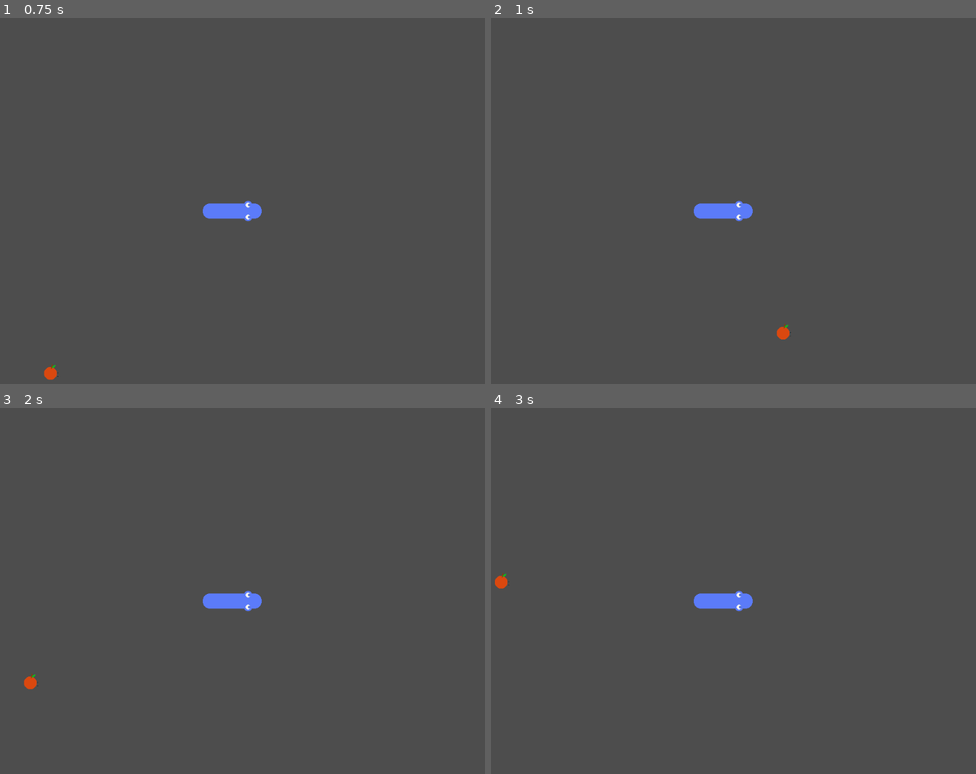
Above: before the commit, frames 1-4 (two rows, left to right).
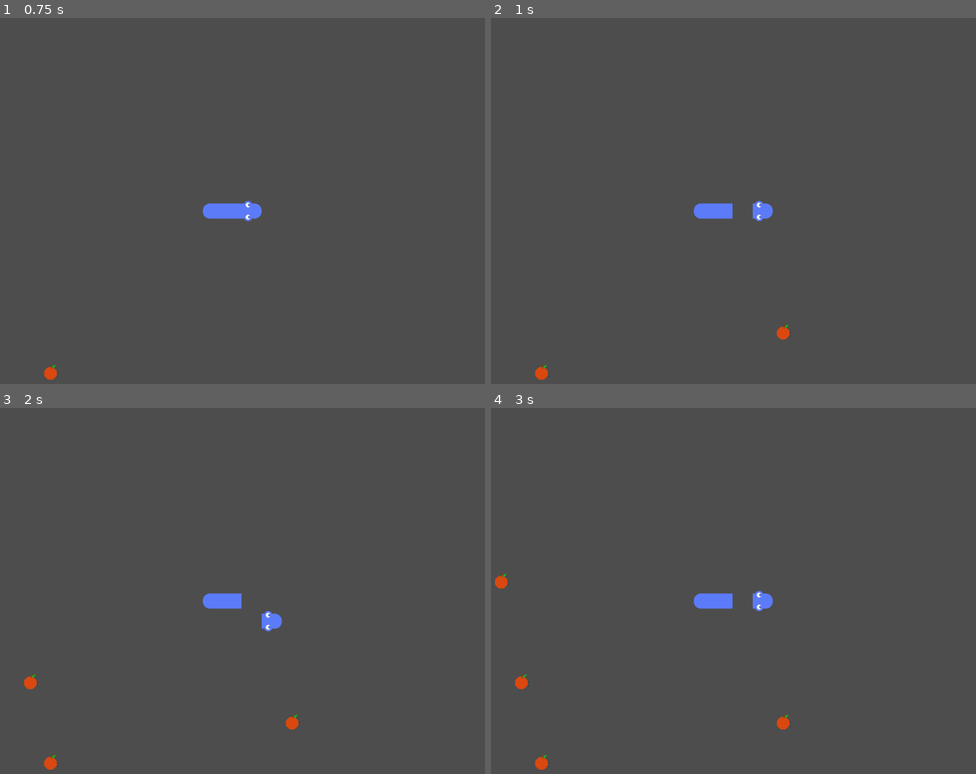
Above: after the commit, the same moments.

Repository: Lmedeiros-leiman/GodotSnakeGame
Game: Godot game, scene res://main.tscn
The game is run twice, just before and just after one commit, with the same random seed, the same clock (stepped at 60 frames per second) and the same inputs.
Inputs:
- Up to frame 1 (0.75 s): tap Enter at 0.5 s; hold D (right, bound only after the commit) from 0.53 s (still down)
- Up to frame 2 (1 s): keep holding D (right, bound only after the commit)
- Up to frame 3 (2 s): tap Space at 1.25 s; release D (right, bound only after the commit) at 1.28 s; hold S (down, bound only after the commit) from 1.28 s (still down)
- Up to frame 4 (3 s): release S (down, bound only after the commit) at 2.03 s; hold D (right, bound only after the commit) 2.03-2.78 s; tap Enter at 2.75 s; hold W (up, bound only after the commit) from 2.78 s (still down)

Frame 1 is identical in both runs. In frame 2, 0.4% of the frame differs, in the area x 9-59%, y 49-99%; in frame 3, 0.5%; in frame 4, 0.6%, in the area x 4-62%, y 49-99%.

Commit message:
reformulando arquivos

Diff:
--- a/Node2D.gd
+++ b/Node2D.gd
@@ -40,6 +40,10 @@
 var grid_size : Vector2i = Vector2i(W_maxima,H_maxima)
 var grid: Array
 
+var player_body_positions
+var player_size = 3
+var player_head_position = Vector2()
+var player_last_movement = Vector2()
 
 func restart_game() -> void:
 	grid = []
@@ -51,11 +55,22 @@
 
 	#
 	# creates player on the center.
+	# math here is convoluted and loud.
+	# it works. but my senses want to "optimize" this.
+	#
+	player_size = 3
+	player_head_position = Vector2((grid.size()/2) ,(grid[grid.size()/2].size()/2))
+	player_body_positions = []
+
+	# 0 will always be head.
+	player_body_positions.append(player_head_position)
+	player_body_positions.append(Vector2((grid.size()/2 -1) ,(grid[grid.size()/2].size()/2)))
+	player_body_positions.append(Vector2((grid.size()/2 -2) ,(grid[grid.size()/2].size()/2)))
+
 	grid[ (grid.size()/2)   ][ (grid[grid.size()/2].size()/2) ] = "snakefacerigth"
 	grid[grid.size()/2 -1][grid[grid.size()/2].size()/2] = "snakebodyhorizontal"
 	grid[grid.size()/2 -2][grid[grid.size()/2].size()/2] = "snakeendright"
 
-
 func add_apple() -> bool:
 
 	var gridCopy = grid.duplicate()
@@ -64,8 +79,6 @@
 		var x = randi() % gridCopy.size() -1
 		var y = randi() % gridCopy[x].size() -1
 
-		var formatedString = "TENTANDO COLOCAR MAÇA EM (%s , %s )" % [x,y]
-		print(formatedString)
 		if gridCopy.size()-1 < 1:
 			gridCopy = null
 			return false
@@ -73,7 +86,6 @@
 
 
 		if (gridCopy[x][y] != null):
-				push_error("FRACASOU.")
 				# if the current space is already filled.
 				gridCopy[x].pop_at(y)
 				# if the entire row is filled.
@@ -81,7 +93,6 @@
 					gridCopy.pop_at(x)
 					#if end;
 		else:
-			print("SUCESSO.")
 			# if the current space is empty place our apple!
 			grid[x][y] = "apple"
 			gridCopy = null # removes array copy from memory
@@ -90,16 +101,11 @@
 			break # we have our apple!
 
 	# if the loop ever breaks... by some god like interference.
-	push_error("ALGO DEU ERRADO. O LOOP ADD_APPLE QUEBROU.")
 	gridCopy = null
 	return false
 
-
-
 func redraw_arena() -> void:
-
 	#grid[x][y]
-
 
 	for i in (grid.size()):
 		for j in (grid[i].size()):
@@ -109,15 +115,54 @@
 				Vector2(i,j),
 				0,
 				TILEMAP[grid[i][j]]
-
-
-
-		)
+			)
+		#end for j
+	#end for i
+	pass
 
 func move_player(movement) -> bool:
 
 
 	return true
+
+func get_player_movement() -> Vector2 :
+
+
+	var y = -(int(Input.is_action_pressed("up")) - int(Input.is_action_pressed("down")))
+	var x = -(int(Input.is_action_pressed("left")) - int(Input.is_action_pressed("right")))
+
+	# to avoid problems, lets allow only 1 movement at a time.
+	if ( y != 0 and x != 0):
+		y = 0
+
+	if ( y == 0 and x == 0):
+		return player_last_movement
+
+	player_last_movement = Vector2(x ,y)
+
+	return player_last_movement
+	pass
+
+func validate_movement() -> bool:
+	# if this return false i guess the player must DIE?
+	# and if true just... move the player?
+	var current_movement = get_player_movement()
+	var x = current_movement.x
+	var y = current_movement.y
+
+	var old_player_head_position = player_head_position
+	player_head_position += current_movement
+
+	grid[player_head_position.x][player_head_position.y] = grid[old_player_head_position.x][old_player_head_position.y]
+	grid[old_player_head_position.x][old_player_head_position.y] = null
+
+
+	print( old_player_head_position)
+	print( player_head_position)
+
+
+	return true
+
 
 
 func _ready():
@@ -143,8 +188,10 @@
 	current_time += _delta
 
 	if current_time > delay_duration:
-		restart_game()
+		# this will run every time the player gets an apple.
 		add_apple()
+		# but overal, just run validate movement.
+		validate_movement()
 
 		redraw_arena()
 
--- /dev/null
+++ b/Scenes/Snake/PlayerInputComponent.gd
@@ -0,0 +1,11 @@
+extends Node
+
+
+# Called when the node enters the scene tree for the first time.
+func _ready():
+	pass # Replace with function body.
+
+
+# Called every frame. 'delta' is the elapsed time since the previous frame.
+func _process(delta):
+	pass
--- /dev/null
+++ b/Scenes/Snake/Snake.gd
@@ -0,0 +1,15 @@
+extends Node2D
+
+
+@onready var direction : Vector2 = Vector2()
+
+
+# Called when the node enters the scene tree for the first time.
+func _ready():
+
+	pass # Replace with function body.
+
+
+# Called every frame. 'delta' is the elapsed time since the previous frame.
+func _process(delta):
+	pass
--- /dev/null
+++ b/Scenes/Snake/Snake.tscn
@@ -0,0 +1,12 @@
+[gd_scene load_steps=3 format=3 uid="uid://cfn6uhphprvx6"]
+
+[ext_resource type="Script" path="res://Scenes/Snake/Snake.gd" id="1_jre0h"]
+[ext_resource type="Script" path="res://Scenes/Snake/PlayerInputComponent.gd" id="2_oh3py"]
+
+[node name="Snake" type="Node2D"]
+script = ExtResource("1_jre0h")
+
+[node name="Sprite2D" type="Sprite2D" parent="."]
+
+[node name="PlayerInputComponent" type="Node" parent="."]
+script = ExtResource("2_oh3py")
--- a/main.tscn
+++ b/main.tscn
@@ -1,10 +1,10 @@
 [gd_scene load_steps=5 format=3 uid="uid://b24kuv3y58pd3"]
 
 [ext_resource type="Script" path="res://Node2D.gd" id="1_r63vy"]
-[ext_resource type="Texture2D" uid="uid://wem7ig1hu00v" path="res://Textures/Textures.png" id="2_0dd24"]
+[ext_resource type="Texture2D" uid="uid://wem7ig1hu00v" path="res://Scenes/Snake/Textures/Textures.png" id="2_jrp14"]
 
 [sub_resource type="TileSetAtlasSource" id="TileSetAtlasSource_3xqx8"]
-texture = ExtResource("2_0dd24")
+texture = ExtResource("2_jrp14")
 texture_region_size = Vector2i(40, 40)
 0:0/0 = 0
 1:0/0 = 0
--- a/project.godot
+++ b/project.godot
@@ -25,6 +25,29 @@
 
 project/assembly_name="Snake Game"
 
+[input]
+
+up={
+"deadzone": 0.5,
+"events": [Object(InputEventKey,"resource_local_to_scene":false,"resource_name":"","device":0,"window_id":0,"alt_pressed":false,"shift_pressed":false,"ctrl_pressed":false,"meta_pressed":false,"pressed":false,"keycode":0,"physical_keycode":87,"key_label":0,"unicode":0,"echo":false,"script":null)
+]
+}
+down={
+"deadzone": 0.5,
+"events": [Object(InputEventKey,"resource_local_to_scene":false,"resource_name":"","device":-1,"window_id":0,"alt_pressed":false,"shift_pressed":false,"ctrl_pressed":false,"meta_pressed":false,"pressed":false,"keycode":0,"physical_keycode":83,"key_label":0,"unicode":115,"echo":false,"script":null)
+]
+}
+left={
+"deadzone": 0.5,
+"events": [Object(InputEventKey,"resource_local_to_scene":false,"resource_name":"","device":-1,"window_id":0,"alt_pressed":false,"shift_pressed":false,"ctrl_pressed":false,"meta_pressed":false,"pressed":false,"keycode":0,"physical_keycode":65,"key_label":0,"unicode":97,"echo":false,"script":null)
+]
+}
+right={
+"deadzone": 0.5,
+"events": [Object(InputEventKey,"resource_local_to_scene":false,"resource_name":"","device":-1,"window_id":0,"alt_pressed":false,"shift_pressed":false,"ctrl_pressed":false,"meta_pressed":false,"pressed":false,"keycode":0,"physical_keycode":68,"key_label":0,"unicode":100,"echo":false,"script":null)
+]
+}
+
 [rendering]
 
 renderer/rendering_method="gl_compatibility"
Binary file added: Scenes/Apple/Textures/apple.png
Not shown, added: Scenes/Apple/Textures/apple.png.import
Renamed: Textures/Textures.png -> Scenes/Snake/Textures/Textures.png
Not shown, added: Scenes/Snake/Textures/Textures.png.import
Binary file added: Scenes/Snake/Textures/body_bottomleft.png
Not shown, added: Scenes/Snake/Textures/body_bottomleft.png.import
Binary file added: Scenes/Snake/Textures/body_bottomright.png
Not shown, added: Scenes/Snake/Textures/body_bottomright.png.import
Binary file added: Scenes/Snake/Textures/body_horizontal.png
Not shown, changed: Scenes/Snake/Textures/body_horizontal.png.import
Binary file added: Scenes/Snake/Textures/body_topleft.png
Not shown, added: Scenes/Snake/Textures/body_topleft.png.import
(and 20 more such lines)
